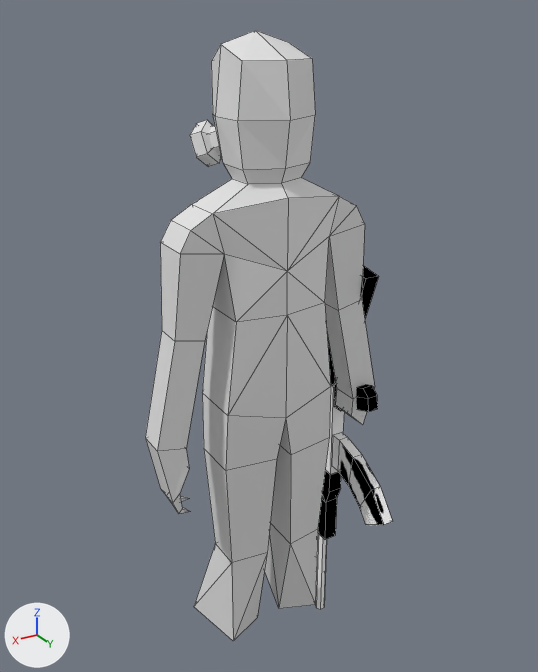
Two versions of the Blender file models/entities/soldier.blend, one commit apart.
Before and after are seen from a 50 mm camera at (1.26, 2.12, 0.73) aimed at (-0.05, -0.07, -0.36). Arrows for +X, +Y and +Z are at lower left; the lights stay in place. The older version comes first. Mesh edges are drawn as thin lines.

The first picture shows 'AK-47', 'Body', 'Cylinder.002', 'Magazine' and 1 more.
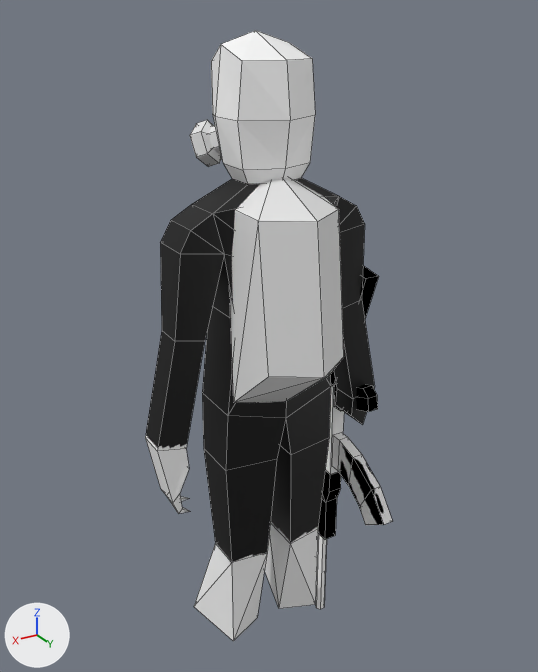
Boxes [x1, y1, x2, y2] around the edits, measured in the pictures (538 x 672 px):
'Body', surface changed: [145, 30, 374, 641] in both
'Cube', added: after [230, 178, 344, 403]

The change, as a list of edits to the scene's bpy script:
```text
Add img_untitled:
    img_untitled = load_image('Untitled', '../../textures/entities/enemies/soldier/soldier_metallic.png', 256, 256, 'sRGB')
Change mat_material:
    remove mat_material.base_color = (0.8, 0.8, 0.8)  # white #e7e7e7
    add mat_material.texture = img_untitled
Change me_cube:
    where me_cube.from_pydata(...)  # 134 vertices, 165 faces; spans x -0.47..0.47, y -0.14..0.28, z -1.61..0.69
    used by ob_body; location = (0.0, 0.0, 0.0); rotation_euler = (0.0, 0.0, 3.142), in degrees (0, 0, 180)
    me_cube part 1: texture (UV) coordinates of 165 of 165 faces, centred in x -0.44..0.44, y -0.12..0.18, z -1.61..0.64, changed; they spanned u 0.0..1.0, v 0.0..1.0 and now span u 0.02..0.98, v 0.02..0.96
Add me_cube_001:
    me_cube_001.from_pydata([(0.04, -0.25, 0.15), (0.1, 0.25, 0.15), (0.19, -0.4, 0.2), (0.25, 0.27, 0.18), (-0.06, -0.25, 0.0), (0.0, 0.25, 0.0), (0.25, 0.37, 0.0), (0.18, -0.45, 0.0), (0.04, -0.25, -0.15), (0.1, 0.25, -0.15), (0.19, -0.4, -0.2), (0.25, 0.27, -0.18)], [], [(4, 0, 1, 5), (1, 3, 6), (6, 3, 2, 7), (2, 0, 4), (1, 0, 2), (7, 2, 4), (3, 1, 2), (5, 1, 6), (4, 5, 9, 8), (9, 6, 11), (6, 7, 10, 11), (10, 4, 8), (9, 10, 8), (7, 4, 10), (11, 10, 9), (5, 6, 9)])
Add ob_cube:
    ob_cube = bpy.data.objects.new('Cube', me_cube_001)
    ob_cube.location = (0.0, 0.3, -0.09)
    ob_cube.rotation_euler = (1.571, 0.0, -1.571)  # degrees (90, 0, -90)
```
